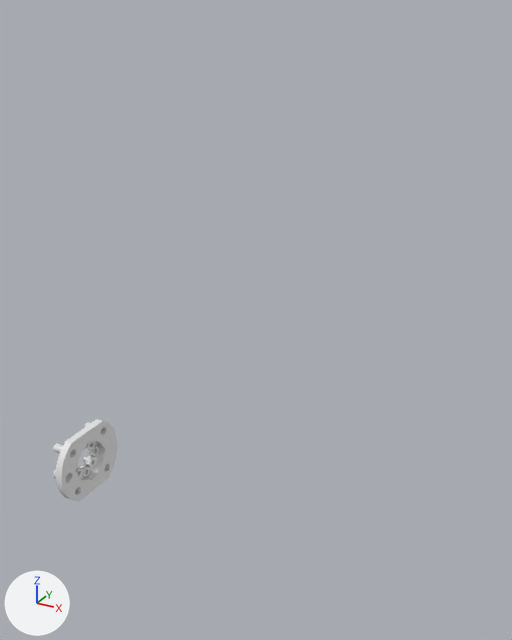
The COLLADA model dorna_lab/static/assets/robot/arm6.dae: old version first, new version second.
Camera for both pictures: a 50 mm lens placed at (0.221, -0.22, 0.207), pointed at (0.066, 0.06, 0.066). The lights are fixed; the arrows at lower left show +X, +Y and +Z. Where no turn or scale is listed for an object, it has been applied to the vertices.

Names of what the first picture shows: 'NAUO30.003'.
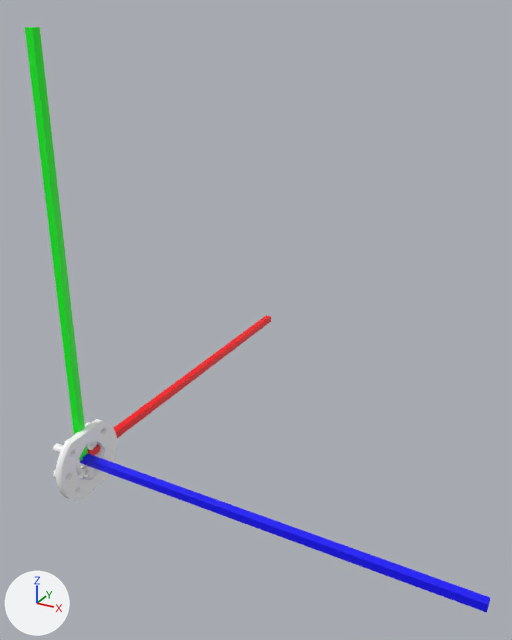
Location of each change, [x1, y1, x2, y2] in pixels of the pictures (512 x 640 px):
'NAUO30.003', reshaped (617% wider, 599% taller)
    before: [53, 419, 117, 502]
    after: [25, 27, 490, 613]
part 1 of me_92855a513_18_8_stainless_steel_low_profile_socket_head_scre, added (green)
    after: [25, 27, 88, 461]
part 2 of me_92855a513_18_8_stainless_steel_low_profile_socket_head_scre, added (blue)
    after: [80, 454, 490, 613]
part 3 of me_92855a513_18_8_stainless_steel_low_profile_socket_head_scre, added (red)
    after: [87, 315, 271, 456]
part 4 of me_92855a513_18_8_stainless_steel_low_profile_socket_head_scre, recoloured
    both: [53, 419, 117, 502]

Edits to the bpy script that builds the scene:
```text
Add mat_vertex_colours:
    mat_vertex_colours = bpy.data.materials.new('Vertex colours')
    mat_vertex_colours.use_nodes = True; mat_vertex_colours.node_tree.nodes.clear()
    _N = mat_vertex_colours.node_tree.nodes; _L = mat_vertex_colours.node_tree.links
    n0 = _N.new('ShaderNodeBsdfPrincipled'); n0.name = 'Principled BSDF'
    n1 = _N.new('ShaderNodeOutputMaterial'); n1.name = 'Material Output'
    n2 = _N.new('ShaderNodeVertexColor'); n2.name = 'Color Attribute'
    n2.layer_name = 'Col'
    _L.new(n0.outputs[0], n1.inputs[0])  # 'BSDF' to 'Surface'
    _L.new(n2.outputs[0], n0.inputs[0])  # 'Color' to 'Base Color'
Change me_92855a513_18_8_stainless_steel_low_profile_socket_head_scre:
    used by ob_nauo30_003; location = (0.0, 0.0, 0.0)
    remove me_92855a513_18_8_stainless_steel_low_profile_socket_head_scre.from_pydata(...)  # 728 vertices, 1213 faces; spans x -0.0057..0.0053, y -0.0205..0.0208, z -0.0176..0.0169
    add me_92855a513_18_8_stainless_steel_low_profile_socket_head_scre.from_pydata(...)  # 950 vertices, 1645 faces; spans x -0.0057..0.2, y -0.0205..0.2, z -0.0176..0.2
    me_92855a513_18_8_stainless_steel_low_profile_socket_head_scre part 1: a new loose piece of 74 vertices spanning x -0.002..0.002, y -0.002..0.002, z 0.0..0.2, in mat_vertex_colours
    me_92855a513_18_8_stainless_steel_low_profile_socket_head_scre part 2: a new loose piece of 74 vertices spanning x 0.0..0.2, y -0.002..0.002, z -0.002..0.002, in mat_vertex_colours
    me_92855a513_18_8_stainless_steel_low_profile_socket_head_scre part 3: a new loose piece of 74 vertices spanning x -0.002..0.002, y 0.0..0.2, z -0.002..0.002, in mat_vertex_colours
    me_92855a513_18_8_stainless_steel_low_profile_socket_head_scre part 4: 1213 faces spanning x -0.0057..0.0053, y -0.0205..0.0208, z -0.0176..0.0169 switch from no material to mat_vertex_colours
```
